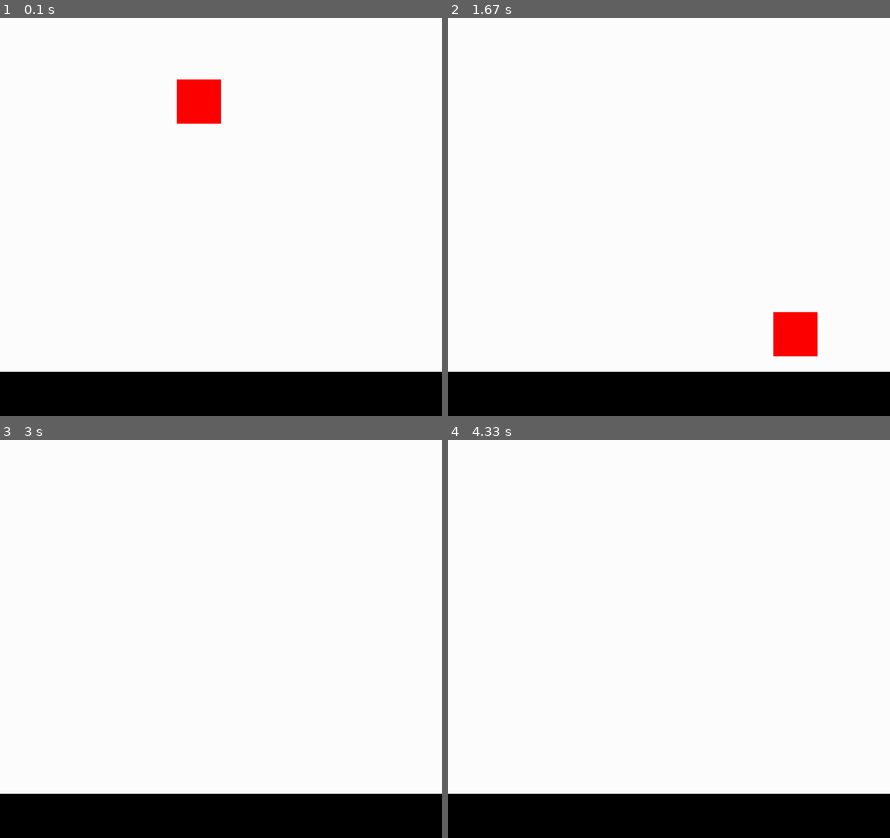
Above: before the commit, frames 1-4 (two rows, left to right).
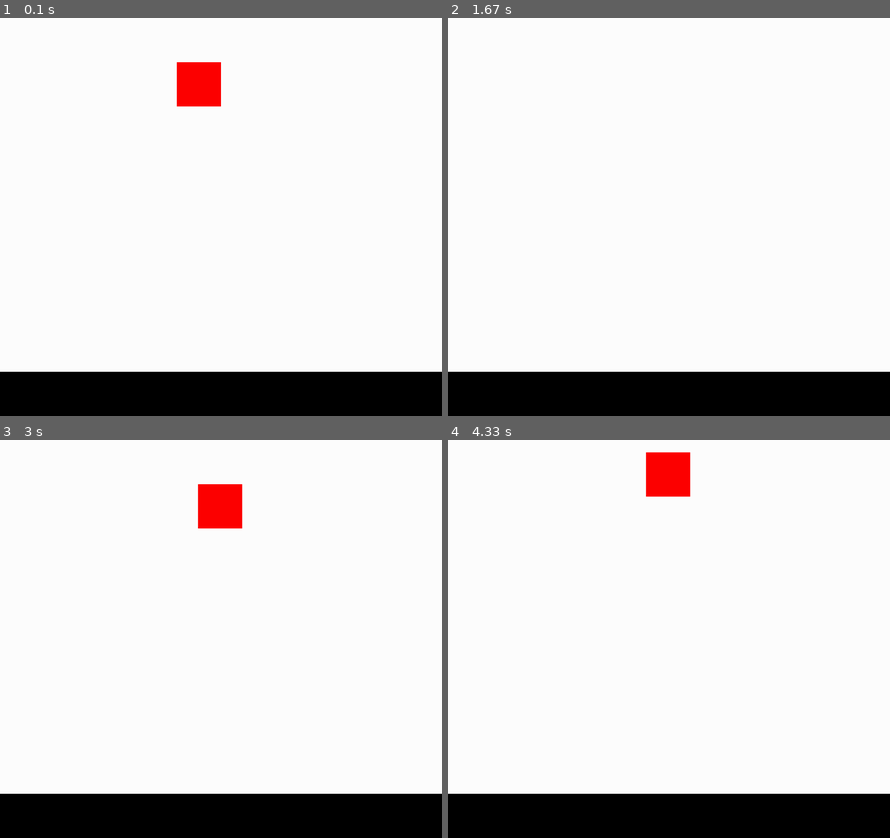
Above: after the commit, the same moments.

Repository: Ironislife98/physics
Game: pygame game, started from main.py
Two runs of this game, one before a commit and one after it. Both use one fixed random seed, a clock stepped at 60 frames per second and the inputs below.
Inputs:
- Up to frame 1 (0.1 s): no input
- Up to frame 2 (1.67 s): hold D 0.33-0.8 s; hold W 0.83-1.13 s
- Up to frame 3 (3 s): hold S 2.23-2.53 s; hold A 2.57-2.97 s
- Up to frame 4 (4.33 s): hold W 3-3.37 s; hold S from 4.07 s (still down)

The runs differ from the first frame. In frame 1, 0.9% of the frame differs, in the area x 40-50%, y 11-27%; in frame 2, 1.1%, in the area x 73-84%, y 73-86%; in frame 3, 1.1%; in frame 4, 1.1%.

Commit message:
Collisions still not working!

Diff:
--- a/PhysicsEngine.py
+++ b/PhysicsEngine.py
@@ -19,21 +19,11 @@
             force = 0
         return force
 
-    def verticalCollision(self, obj1, collisionobjs: list[any], dy: float) -> list[any]:
-        """Returns a list of objects that a object has collided with, the index of the, and the type of collision
-            Assumes all objects have values for object.vector, object.rect, object.height"""
-        collided_objects = []
-        for obj in collisionobjs:
-            if sprite.collide_mask(obj1, obj):
-                if dy > 0:
-                    # Player hit floor
-                    obj1.rect.bottom = obj.rect.top
-                elif dy < 0:
-                    # Player hit roof
-                    obj1.rect.top = obj.rect.bottom
-                collided_objects.append(obj)
-        """for obj in collisionobjs:
-            if obj1.rect.colliderect(obj.rect):
-                obj1.rect.bottom = obj.rect.top
-                collided_objects.append(obj)"""
-        return collided_objects
+    def verticalCollision(self, object, collisionobjs):
+        ObjectY = range(int(object.vector.y), int(object.vector.y + object.height))
+        for i in collisionobjs:
+            yrange = range(int(i.vector.y), int(i.vector.y + object.height))
+            print(yrange in ObjectY)
+
+    def horizontalCollision(self):
+        pass
--- a/main.py
+++ b/main.py
@@ -47,17 +47,8 @@
         self.vector.xy += self.velocity.xy
         self.velocity.xy = 0, 0
 
-    def Physics(self, groundObjects, largemass):
-        verticalcollision = self.engine.verticalCollision(self, groundObjects, self.velocity.y)
-        if verticalcollision and self.jumping:
-            self.velocity.y += self.engine.earthGravity(self.mass, largemass.vector.y, self.vector.y, distance=0)
-            self.engine.verticalCollision(self, groundObjects, self.velocity.y)
-            self.jumping = False
-        else:
-            self.velocity.y += self.engine.earthGravity(self.mass, largemass.vector.y, self.vector.y)
-            self.jumping = True
-        """self.engine.verticalCollision(self, [largemass], self.velocity.y)
-        self.velocity.y += self.engine.earthGravity(self.mass, largemass.vector.y, self.vector.y)"""
+    def Physics(self, floorobjects, groundObjects):
+        self.engine.verticalCollision(self, [ground])
 
     def draw(self):
         self.rect = pygame.Rect(self.vector.x, self.vector.y, self.width, self.height)
